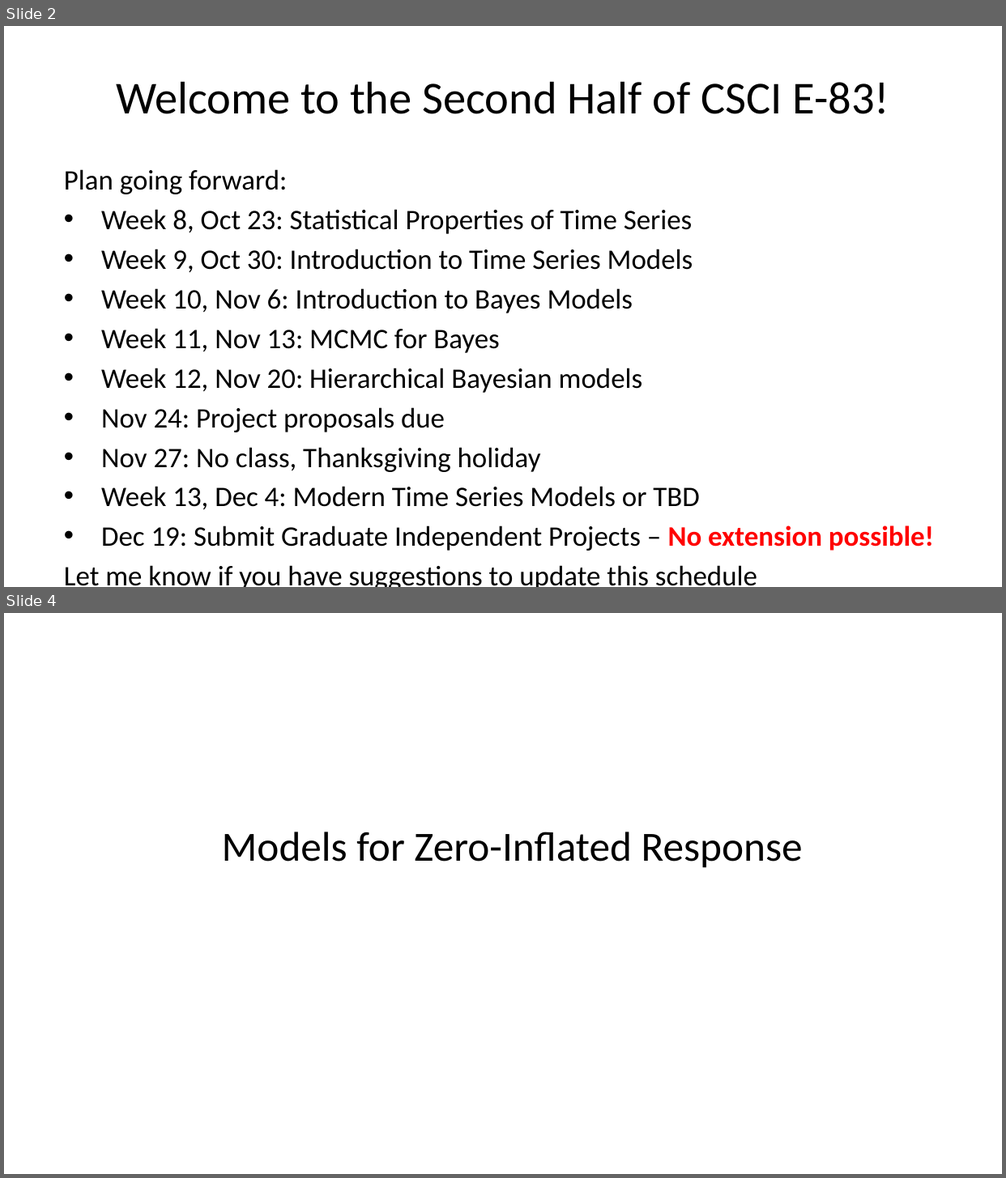
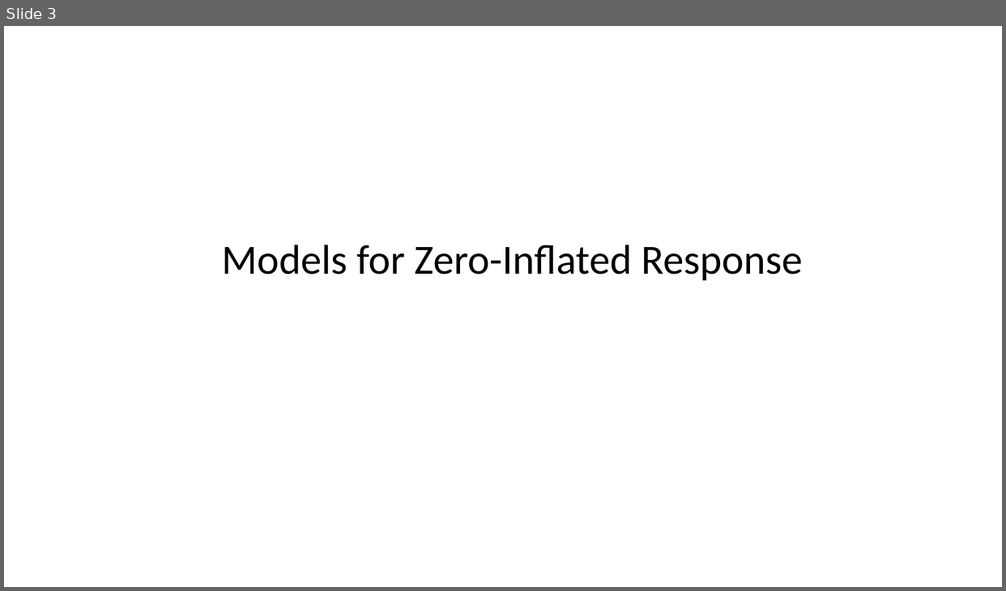
Before and after one commit to StephenElston/CSCI-E-83, a slide deck: LectureSlides/11_ModelsForMessyData.pptx. Shown one above the other, each under a label of ours: slides 2 and 4 before the commit, slide 3 after it; the slides between them are not shown. The pictures are 1006x1178 and 1006x591 pixels, drawn with LibreOffice and Linux fonts; fonts in the diff are those of the drawing. Boxes give left, top, right and bottom in pixels: in the first picture for what was removed or moved away, otherwise in the second. Text is boxed around its words. In the diff, an @@ line names an element or a change of style, - is before the commit and + after.

```diff
--- a/LectureSlides/11_ModelsForMessyData.pptx
+++ b/LectureSlides/11_ModelsForMessyData.pptx
@@ slide 2 removed at bbox=[4, 26, 1002, 587], background #FFFFFF @@
@@ title removed at bbox=[116, 81, 889, 114] @@
-Welcome to the Second Half of CSCI E-83!
@@ text removed at bbox=[64, 169, 934, 587] @@
-Plan going forward:
-• Week 8, Oct 23: Statistical Properties of Time Series
-• Week 9, Oct 30: Introduction to Time Series Models
-• Week 10, Nov 6: Introduction to Bayes Models
-• Week 11, Nov 13: MCMC for Bayes
-• Week 12, Nov 20: Hierarchical Bayesian models
-• Nov 24: Project proposals due
-• Nov 27: No class, Thanksgiving holiday
-• Week 13, Dec 4: Modern Time Series Models or TBD
-• Dec 19: Submit Graduate Independent Projects – No extension possible!
-Let me know if you have suggestions to update this schedule
@@ what was slide 4 is now slide 3 @@
```
Also in this commit, not shown: 13 slides changed.
